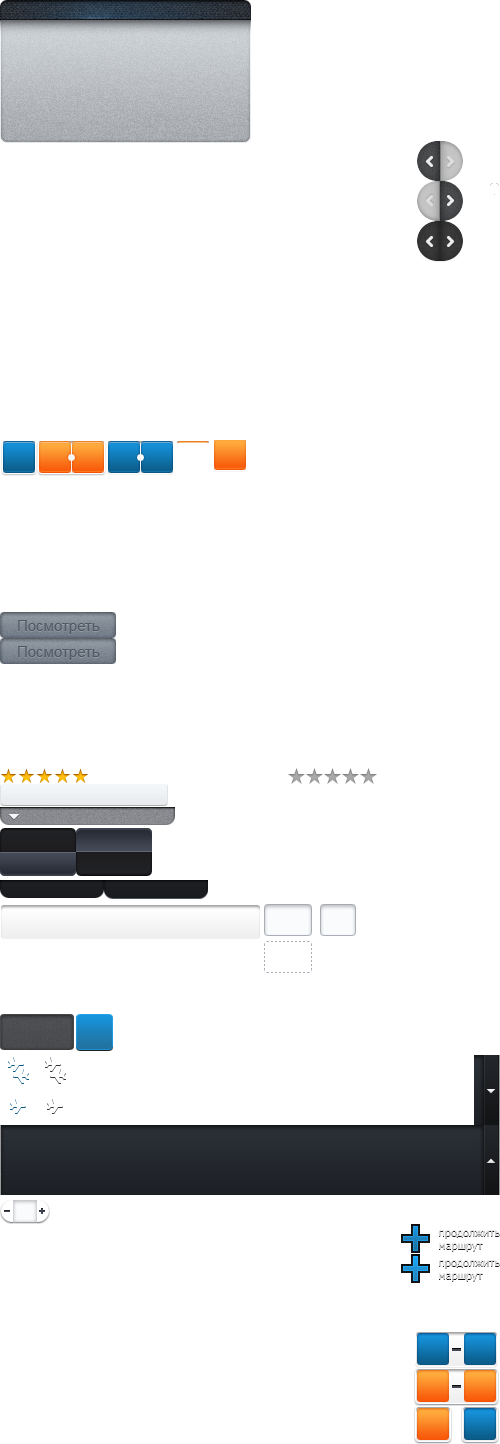
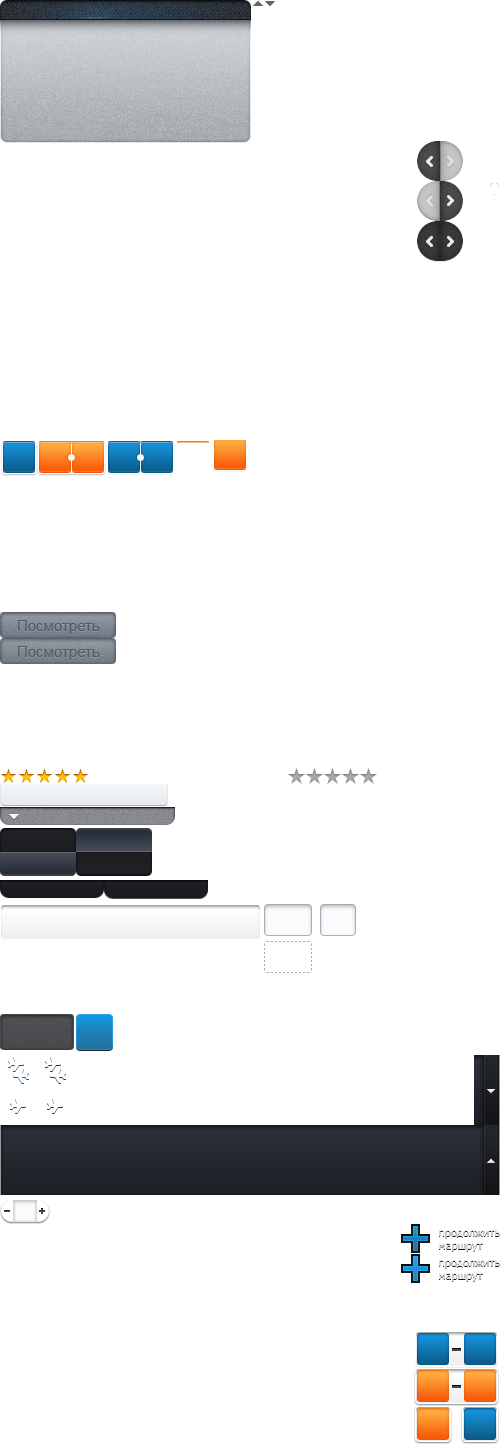
The second w=500, h=1444 image is a revision of the first. Changes to its layers:
showed "Layer 30 copy", painted on it over bbox(252, 0, 276, 7)
